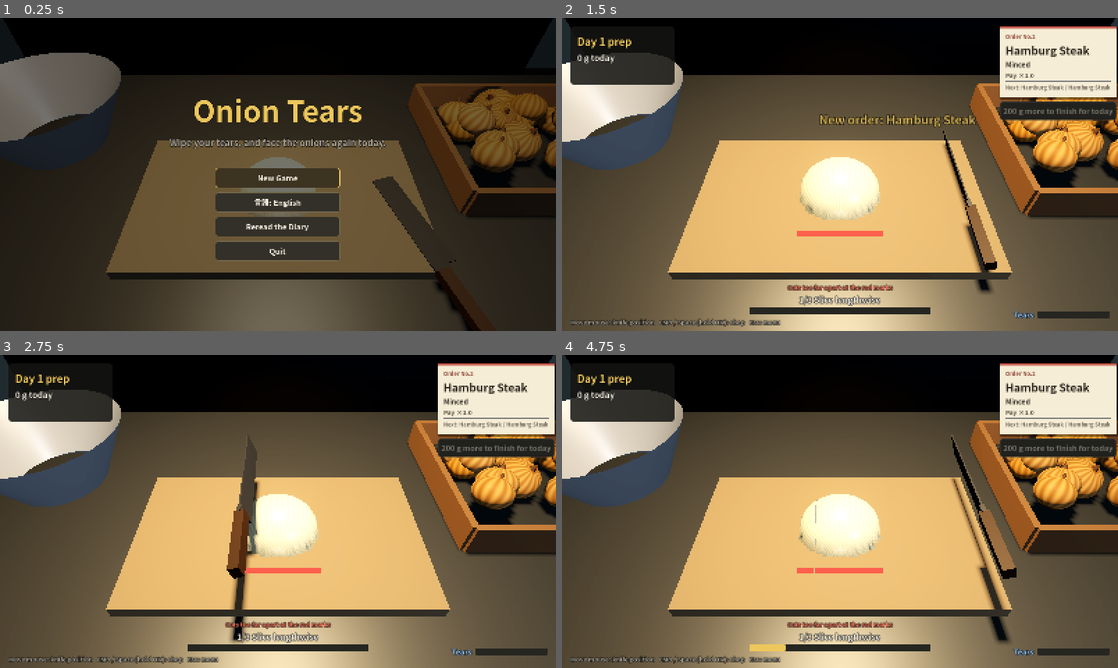
Above: before the commit, frames 1-4 (two rows, left to right).
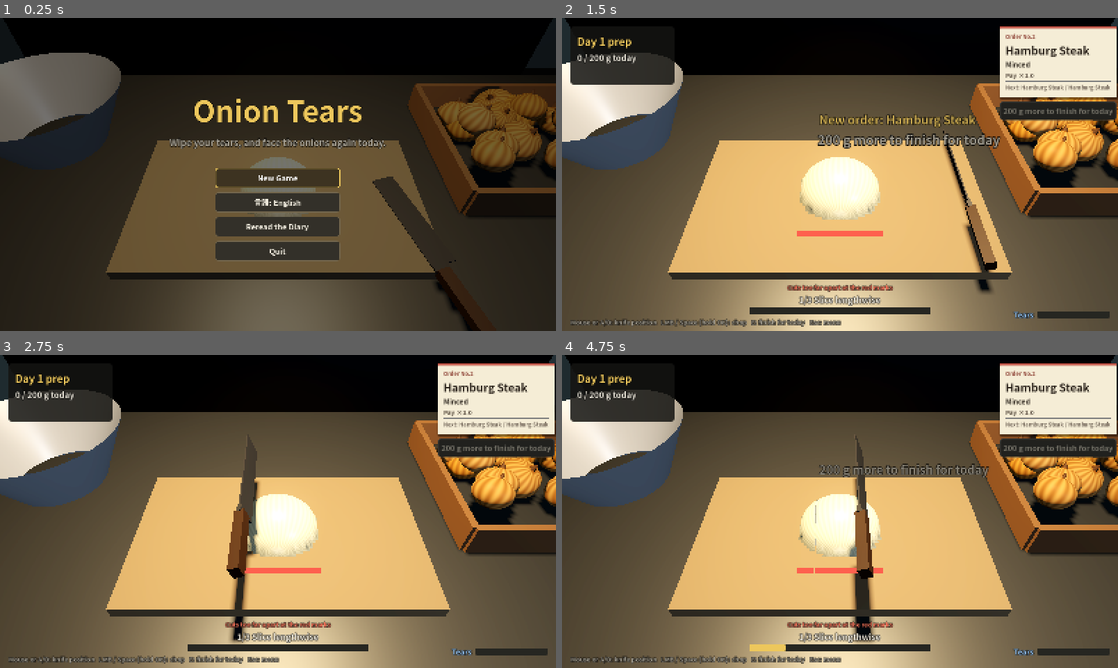
Above: after the commit, the same moments.

Repository: decopon-7/-
Game: Godot game, scene res://scenes/main.tscn
Two runs of this game, one before a commit and one after it. Both use one fixed random seed, a clock stepped at 60 frames per second and the inputs below.
Inputs (mouse positions are in pixels of both pictures, inside the frame that each line leads up to):
- Up to frame 1 (0.25 s): no input
- Up to frame 2 (1.5 s): click "New Game" at 0.5 s; tap Enter at 1.25 s; move the mouse to (962, 158) at 1.27 s; hold Right (ui_right) from 1.28 s (still down); hold E (end_day, bound only after the commit) from 1.28 s (still down); click (962, 158) at 1.42 s
- Up to frame 3 (2.75 s): tap Space (chop, bound only after the commit) at 1.52, 1.55, 1.82 s; release Right (ui_right) at 2 s; release E (end_day, bound only after the commit) at 2 s; drag from (166, 527) to (250, 574) at 2.02 s
- Up to frame 4 (4.75 s): move the mouse to (895, 442) at 2.77 s; hold Right (ui_right) 2.78-3.5 s; hold E (end_day, bound only after the commit) 2.78-3.5 s; click (895, 442) at 2.92 s; tap Space (chop, bound only after the commit) at 3.05, 4.52, 4.55 s; drag from (812, 574) to (673, 464) at 3.52 s; move the mouse to (1006, 558) at 4.27 s; hold Left (ui_left) from 4.28 s (still down); hold E (end_day, bound only after the commit) from 4.28 s (still down); click (1006, 558) at 4.42 s

The runs differ from the first frame. In frame 1, 0.2% of the frame differs, in the area x 38-62%, y 48-55%; in frame 2, 1.6%; in frame 3, 0.7%; in frame 4, 4.7%, in the area x 3-82%, y 11-99%.

Commit message:
コントローラー対応と、1日の目安の表示を追加
## コントローラー対応（Steam Deck向け）
- scripts/controls.gd：InputMap のアクションを登録（chop / knife_left / knife_right /
  end_day / pause / back）。マウス・キーボード・ゲームパッドの割り当てをここに集約
- 包丁：スティック・十字キー・A/Dキーで動かせる（倒し具合で速さが変わる）。
  マウスを動かせばマウスに、スティックを倒せばスティックに自動で切り替わり、
  スティック使用中はマウスカーソルを隠す
- 切る：スペース/左クリック/A・X・RB。Yで「今日はここまで」（最低量未満なら理由をポップアップ）
- Start：一時停止。B：サブ画面（実績・日記・確認）を閉じる／一時停止から再開。
  Godot標準の ui_cancel にはBボタンが入っていないため、自前の back アクションを用意した
- メニュー：画面を開いたときに最初のボタンへフォーカスを置き、十字キー+Aで操作できる
  （確認ダイアログは誤操作しにくいキャンセルを最初に選ぶ）。実績・日記の一覧は上下でスクロール、
  スライダーは選択中ラベルを金色にし、十字キーの左右で調整・保存
- 画面下の操作ヒントを、使っている入力に合わせてキーボード用/パッド用に切り替え

## 1日の目安の表示（チュートリアルは作らない方針のため）
- HUDを「本日 120 / 200 g」と目標つきの表示にし、届いたら緑色に
- 目安に届いた瞬間に一度だけ「いつでも終われます」と知らせる

## 検証
- tools/test_controller.gd（新規）：実際の入力イベントを流して、スティックで包丁が動く／端で止まる／
  Aで切れる／Startで一時停止しフォーカスが付く／Bで戻る・再開／Yが最低量未満では無効・達成後は終業
  を確認。最初のBが効かなかった（ui_cancelにB無し）のはこのテストで見つけて修正
- selftest・ヘッドレス実行でエラーなし。HUD・一時停止画面をスクリーンショットで確認
- 実機のコントローラーでの確認は未実施

Co-Authored-By: Claude Sonnet 5.5 <noreply@anthropic.com>
Claude-Session: https://claude.ai/code/session_01Fz9qy8KHkDBY9XhjKQFu2R

Diff:
--- /dev/null
+++ b/scripts/controls.gd
@@ -0,0 +1,82 @@
+# 入力の割り当て（キーボード・マウス・ゲームパッド）。
+# Steam Deck などコントローラーだけでも最後まで遊べるように、
+# 操作は InputMap のアクション経由にしておく。
+#   chop        … 包丁を下ろす（スペース / 左クリック / A・X・RB）
+#   knife_left  … 包丁を左へ（A・←キー / 左スティック・十字キー・右スティック）
+#   knife_right … 包丁を右へ
+#   end_day     … 「今日はここまで」（Eキー / Yボタン）
+#   pause       … 一時停止（Esc / Startボタン）
+#   back        … 戻る（Bボタン / Backspace）。Godot標準の ui_cancel にはBボタンが入っていないため自前で用意する
+# メニューの操作は Godot 標準の ui_* アクション（十字キー・Aボタンなど）をそのまま使う。
+extends RefCounted
+
+const AXIS_DEADZONE := 0.18
+
+
+static func register() -> void:
+	_add("chop", 0.5, [
+		_key(KEY_SPACE),
+		_mouse(MOUSE_BUTTON_LEFT),
+		_pad_button(JOY_BUTTON_A),
+		_pad_button(JOY_BUTTON_X),
+		_pad_button(JOY_BUTTON_RIGHT_SHOULDER),
+	])
+	_add("knife_left", AXIS_DEADZONE, [
+		_key(KEY_A),
+		_key(KEY_LEFT),
+		_pad_button(JOY_BUTTON_DPAD_LEFT),
+		_pad_axis(JOY_AXIS_LEFT_X, -1.0),
+		_pad_axis(JOY_AXIS_RIGHT_X, -1.0),
+	])
+	_add("knife_right", AXIS_DEADZONE, [
+		_key(KEY_D),
+		_key(KEY_RIGHT),
+		_pad_button(JOY_BUTTON_DPAD_RIGHT),
+		_pad_axis(JOY_AXIS_LEFT_X, 1.0),
+		_pad_axis(JOY_AXIS_RIGHT_X, 1.0),
+	])
+	_add("end_day", 0.5, [
+		_key(KEY_E),
+		_pad_button(JOY_BUTTON_Y),
+	])
+	_add("pause", 0.5, [
+		_key(KEY_ESCAPE),
+		_pad_button(JOY_BUTTON_START),
+	])
+	_add("back", 0.5, [
+		_key(KEY_BACKSPACE),
+		_pad_button(JOY_BUTTON_B),
+	])
+
+
+static func _add(action: String, deadzone: float, events: Array) -> void:
+	if InputMap.has_action(action):
+		InputMap.erase_action(action)
+	InputMap.add_action(action, deadzone)
+	for e in events:
+		InputMap.action_add_event(action, e)
+
+
+static func _key(code: Key) -> InputEventKey:
+	var e := InputEventKey.new()
+	e.physical_keycode = code
+	return e
+
+
+static func _mouse(button: MouseButton) -> InputEventMouseButton:
+	var e := InputEventMouseButton.new()
+	e.button_index = button
+	return e
+
+
+static func _pad_button(button: JoyButton) -> InputEventJoypadButton:
+	var e := InputEventJoypadButton.new()
+	e.button_index = button
+	return e
+
+
+static func _pad_axis(axis: JoyAxis, value: float) -> InputEventJoypadMotion:
+	var e := InputEventJoypadMotion.new()
+	e.axis = axis
+	e.axis_value = value
+	return e
--- a/scripts/dev_screenshot.gd
+++ b/scripts/dev_screenshot.gd
@@ -10,6 +10,7 @@
 #         （--gear_lv=0〜5 で全道具のLv、--skin=0〜3 で称号スキンを指定。省略時はLv5・称号なし）
 #   achievements: 実績一覧画面を確認する（--skin=0〜3 で称号を指定可能）
 #   diary: 日記の回想画面を確認する（--diary_days=1,2,40 のように読んだことにする日を指定可能）
+#   （どのショットでも --pad=1 を付けると、ゲームパッド用の操作ヒントになる）
 #   bowl: ボウルの中身の見た目を確認する（--bowl_grams=750 のように溜まった量を指定可能。省略時750）
 #   title_withsave: セーブがある状態のタイトル画面（つづきから／はじめからの見分けやすさを確認）
 #   newgame_confirm: 「はじめから」を押したときの確認ダイアログを確認する
@@ -37,6 +38,9 @@
 	if _args.has("lang"):
 		GameState.set_locale(_args["lang"])
 		get_parent().ui.refresh_texts()
+	if _args.get("pad", "0") == "1":
+		# ゲームパッド用の操作ヒント表示を確認する
+		get_parent().ui.set_hint_pad(true)
 
 
 func _process(_delta: float) -> void:
--- a/scripts/i18n.gd
+++ b/scripts/i18n.gd
@@ -28,9 +28,15 @@
 	"STEP_MINCE": {"ja": "トントン細かく", "en": "Mince it fine"},
 	"STEP_DONE": {"ja": "できあがり！", "en": "Done!"},
 	"HUD_HINT": {
-		"ja": "マウス左右: 包丁の位置　左クリック / スペース（長押しOK）: 切る　Esc: メニュー",
-		"en": "Move mouse: knife position   LMB / Space (hold OK): chop   Esc: menu",
-	},
+		"ja": "マウス左右 / A・Dキー: 包丁の位置　左クリック / スペース（長押しOK）: 切る　E: 今日はここまで　Esc: メニュー",
+		"en": "Mouse or A/D: knife position   LMB / Space (hold OK): chop   E: finish for today   Esc: menu",
+	},
+	"HUD_HINT_PAD": {
+		"ja": "スティック / 十字キー: 包丁の位置　Aボタン（長押しOK）: 切る　Yボタン: 今日はここまで　Start: メニュー",
+		"en": "Stick / D-pad: knife position   A (hold OK): chop   Y: finish for today   Start: menu",
+	},
+	"HUD_TODAY_GOAL": {"ja": "本日 %d / %d g", "en": "%d / %d g today"},
+	"POP_GOAL_REACHED": {"ja": "今日の目安に届きました。いつでも終われます", "en": "Today's goal reached. Finish whenever you like"},
 	"HUD_GAP_HINT": {"ja": "赤い印のところの間隔が広すぎます", "en": "Cuts too far apart at the red marks"},
 	"HUD_END_SHIFT": {"ja": "今日はここまで", "en": "Finish for today"},
 	"HUD_END_SHIFT_LOCKED": {"ja": "あと %d g で終業できます", "en": "%d g more to finish for today"},
--- a/scripts/main.gd
+++ b/scripts/main.gd
@@ -11,6 +11,7 @@
 const GOGGLES_POS := Vector3(0.22, 0.941, -0.3)
 const KNIFE_LIFT := 0.09
 const KNIFE_X_LIMIT := 0.26
+const ControlsScript := preload("res://scripts/controls.gd")
 const CRATE_ONION_SHADER := preload("res://shaders/onion_whole.gdshader")
 ## ボウルに溜まる、みじん切りのかけら（見た目用）の最大個数と、満タン時の散らばり半径
 const BOWL_CHUNK_COUNT := 70
@@ -66,6 +67,9 @@
 var ticket_number := 0
 
 var _knife_x := 0.0
+## true なら包丁はスティック・十字キー・A/Dキーで動かす（false ならマウス）
+var _axis_mode := false
+var _goal_notified := false
 var _chop_t := 1.0
 var _cooldown := 0.0
 var _holding := false
@@ -82,6 +86,7 @@
 
 
 func _ready() -> void:
+	ControlsScript.register()
 	rng.randomize()
 	_build_environment()
 	_build_kitchen()
@@ -117,6 +122,7 @@
 func _set_state(s: State) -> void:
 	state = s
 	_holding = false
+	_update_cursor()
 	Sfx.set_music_muffled(s != State.PLAYING)
 	if s != State.PLAYING:
 		Sfx.set_music_tempo(1.0)
@@ -135,6 +141,7 @@
 func _start_day() -> void:
 	grams_today = 0
 	earned_today = 0
+	_goal_notified = false
 	processor_timer = 0.0
 	tears = 0.0
 	stun = 0.0
@@ -197,11 +204,35 @@
 
 
 func _unhandled_input(event: InputEvent) -> void:
-	if event is InputEventKey and event.pressed and event.keycode == KEY_ESCAPE:
+	# 包丁の位置は、マウスを動かしたらマウス、スティック・十字キー・A/Dキーを使ったらそちらに切り替わる
+	if event is InputEventMouseMotion:
+		_set_axis_mode(false)
+	elif event is InputEventJoypadButton or (event is InputEventJoypadMotion and absf(event.axis_value) > 0.4):
+		_set_pad_hint(true)
+	elif event is InputEventKey or event is InputEventMouseButton:
+		_set_pad_hint(false)
+	# Esc / Startボタン：一時停止。サブ画面（実績・日記・確認）を開いているときは、まずそれを閉じる
+	if event.is_action_pressed("pause"):
+		if ui.go_back():
+			return
 		if state == State.PLAYING:
 			_set_state(State.PAUSED)
 		elif state == State.PAUSED:
 			_set_state(State.PLAYING)
+		return
+	# Bボタン：戻る。一時停止中に押したら再開する
+	if event.is_action_pressed("back"):
+		if ui.go_back():
+			return
+		if state == State.PAUSED:
+			_set_state(State.PLAYING)
+			return
+	if event.is_action_pressed("end_day") and state == State.PLAYING:
+		if grams_today < MIN_GRAMS_PER_DAY:
+			# ボタンが押せない理由を、メニューを開かなくても分かるように知らせる
+			ui.popup(tr("HUD_END_SHIFT_LOCKED") % (MIN_GRAMS_PER_DAY - grams_today),
+					get_viewport().get_visible_rect().size * Vector2(0.5, 0.4), GameUI.COL_DIM)
+		_end_day()
 		return
 	# 実況・配信用：文字要素を消して、映像だけのきれいな画を撮れるようにする
 	if event is InputEventKey and event.pressed and event.keycode == KEY_H and not event.echo:
@@ -216,15 +247,15 @@
 		return
 	if state != State.PLAYING:
 		return
-	var pressed := false
-	if event is InputEventMouseButton and event.button_index == MOUSE_BUTTON_LEFT:
-		_holding = event.pressed
-		pressed = event.pressed
-	elif event is InputEventKey and event.keycode == KEY_SPACE and not event.echo:
-		_holding = event.pressed
-		pressed = event.pressed
-	if pressed and _cooldown <= 0.0:
-		_chop()
+	# 包丁を下ろす：スペース / 左クリック / A・X・RBボタン（長押しでみじん切りを連打）
+	if event.is_action("chop") and not event.is_echo():
+		_holding = event.is_pressed()
+		if _holding and _cooldown <= 0.0:
+			_chop()
+	# A/Dキーやスティックで動かし始めたら、包丁はマウスではなくそちらに従う
+	if event.is_action("knife_left") or event.is_action("knife_right"):
+		if event.is_pressed():
+			_set_axis_mode(true)
 
 
 # ================================================================ 包丁
@@ -241,9 +272,38 @@
 	return "%d/%d %s" % [onion.steps.find(onion.phase) + 1, onion.steps.size(), tr(key)]
 
 
+## スティックの倒し具合で速さが変わる（まな板の端から端まで、フルに倒して約1秒）
+const KNIFE_AXIS_SPEED := 0.5
+
+
+func _set_axis_mode(on: bool) -> void:
+	if _axis_mode == on:
+		return
+	_axis_mode = on
+	_update_cursor()
+
+
+## 画面下の操作ヒントを、使っている入力（マウス/キーボード or ゲームパッド）に合わせる
+func _set_pad_hint(pad: bool) -> void:
+	if ui:
+		ui.set_hint_pad(pad)
+
+
+## スティックで遊んでいる間は、動かないマウスカーソルが画面に残らないよう隠す
+func _update_cursor() -> void:
+	var hide := _axis_mode and state == State.PLAYING
+	Input.mouse_mode = Input.MOUSE_MODE_HIDDEN if hide else Input.MOUSE_MODE_VISIBLE
+
+
 func _update_chopping(delta: float) -> void:
 	_cooldown -= delta
-	_knife_x = _mouse_board_x()
+	var axis := Input.get_axis("knife_left", "knife_right")
+	if absf(axis) > 0.25:
+		_set_axis_mode(true)
+	if _axis_mode:
+		_knife_x = clampf(_knife_x + axis * KNIFE_AXIS_SPEED * delta, -KNIFE_X_LIMIT, KNIFE_X_LIMIT)
+	else:
+		_knife_x = _mouse_board_x()
 	# みじん切り工程だけは押しっぱなしでトントン連打できる
 	var repeat := onion != null and onion.phase == Onion.Phase.MINCE
 	if _holding and repeat and _cooldown <= 0.0:
@@ -401,6 +461,11 @@
 	GameState.money += pay
 	GameState.total_grams += grams
 	_update_bowl()
+	if not _goal_notified and grams_today >= MIN_GRAMS_PER_DAY:
+		# 今日の目安に届いた瞬間に一度だけ知らせる（ここから先はいつでも終われる）
+		_goal_notified = true
+		Sfx.play("bell", -10.0, 0.0, 1.4)
+		ui.popup(tr("POP_GOAL_REACHED"), get_viewport().get_visible_rect().size * Vector2(0.5, 0.22), GameUI.COL_GOOD)
 
 
 func _update_bowl() -> void:
@@ -592,6 +657,7 @@
 
 func _exit_tree() -> void:
 	Engine.time_scale = 1.0
+	Input.mouse_mode = Input.MOUSE_MODE_VISIBLE
 
 
 ## 地味だが実用的なQoL：他のウィンドウに切り替えたら自動で一時停止する
--- a/scripts/ui.gd
+++ b/scripts/ui.gd
@@ -39,6 +39,9 @@
 var _tears_bar: ProgressBar
 var _tears_label: Label
 var _hint_label: Label
+var _hint_pad := false
+var _ach_scroll: ScrollContainer
+var _diary_scroll: ScrollContainer
 var _end_shift_button: Button
 var _ticket_title: Label
 var _ticket_dish: Label
@@ -119,6 +122,50 @@
 	for s in [title_screen, day_end_screen, pause_screen, achievements_screen, diary_screen, confirm_new_game_screen]:
 		s.visible = s == screen
 	hud.visible = screen == null or screen == pause_screen
+	_focus_default(screen)
+
+
+## 画面を開いたとき、十字キーとAボタンですぐ操作できるよう、最初に選ばれるボタンを決めておく。
+## 確認ダイアログだけは、うっかり押しても困らない「キャンセル」を最初に選ぶ。
+func _focus_default(screen: Control) -> void:
+	var target: Control = null
+	if screen == title_screen:
+		target = _continue_button if _continue_button.visible else _new_game_button
+	elif screen == day_end_screen:
+		target = _start_day_button
+	elif screen == pause_screen:
+		target = _resume_button
+	elif screen == achievements_screen:
+		target = _achievements_back_button
+	elif screen == diary_screen:
+		target = _diary_back_button
+	elif screen == confirm_new_game_screen:
+		target = _confirm_new_game_cancel
+	if target:
+		target.grab_focus.call_deferred()
+
+
+## サブ画面（実績・日記・確認ダイアログ）を開いていたら閉じて true を返す
+func go_back() -> bool:
+	if achievements_screen.visible:
+		show_only(pause_screen)
+		return true
+	if diary_screen.visible or confirm_new_game_screen.visible:
+		show_only(title_screen)
+		return true
+	return false
+
+
+## ゲームパッド使用中かどうかで、画面下の操作ヒントを切り替える
+func set_hint_pad(pad: bool) -> void:
+	if _hint_pad == pad:
+		return
+	_hint_pad = pad
+	_apply_hint()
+
+
+func _apply_hint() -> void:
+	_hint_label.text = tr("HUD_HINT_PAD") if _hint_pad else tr("HUD_HINT")
 
 
 func refresh_texts() -> void:
@@ -131,7 +178,7 @@
 	_diary_button.text = tr("BTN_DIARY")
 	_diary_back_button.text = tr("BTN_BACK")
 	_quit_button.text = tr("BTN_QUIT")
-	_hint_label.text = tr("HUD_HINT")
+	_apply_hint()
 	_gap_hint.text = tr("HUD_GAP_HINT")
 	_tears_label.text = tr("HUD_TEARS")
 	_end_shift_button.text = tr("HUD_END_SHIFT")
@@ -155,6 +202,14 @@
 
 
 func _process(delta: float) -> void:
+	# 実績・日記の一覧は、十字キー/スティックの上下でもスクロールできるようにする
+	var scroll: ScrollContainer = null
+	if achievements_screen.visible:
+		scroll = _ach_scroll
+	elif diary_screen.visible:
+		scroll = _diary_scroll
+	if scroll:
+		scroll.scroll_vertical += int(Input.get_axis("ui_up", "ui_down") * 900.0 * delta)
 	# 所持金はいきなり切り替わらず、数字がパラパラと数え上がる/下がる演出
 	if _money_shown != GameState.money and _money_label:
 		var diff := GameState.money - _money_shown
@@ -167,7 +222,13 @@
 func update_hud(grams_today: int, step_text: String, step_progress: float,
 		tears: float, wide_gaps: bool, remaining_for_day: int = 0) -> void:
 	_day_label.text = tr("HUD_DAY") % GameState.day
-	_today_label.text = tr("HUD_TODAY") % grams_today
+	# 1日の目安（最低量）に届くまでは「本日 120 / 200 g」と目標を並べて見せる。届いたら緑色に
+	if remaining_for_day > 0:
+		_today_label.text = tr("HUD_TODAY_GOAL") % [grams_today, grams_today + remaining_for_day]
+		_today_label.add_theme_color_override("font_color", COL_TEXT)
+	else:
+		_today_label.text = tr("HUD_TODAY") % grams_today
+		_today_label.add_theme_color_override("font_color", COL_GOOD)
 	_step_label.text = step_text
 	_step_bar.value = step_progress * 100.0
 	_gap_hint.visible = wide_gaps
@@ -535,6 +596,7 @@
 	box.add_child(_spacer(8))
 
 	var scroll := ScrollContainer.new()
+	_ach_scroll = scroll
 	scroll.custom_minimum_size = Vector2(0, 380)
 	scroll.horizontal_scroll_mode = ScrollContainer.SCROLL_MODE_DISABLED
 	box.add_child(scroll)
@@ -599,6 +661,7 @@
 	box.add_child(_spacer(8))
 
 	var scroll := ScrollContainer.new()
+	_diary_scroll = scroll
 	scroll.custom_minimum_size = Vector2(0, 420)
 	scroll.horizontal_scroll_mode = ScrollContainer.SCROLL_MODE_DISABLED
 	box.add_child(scroll)
@@ -661,6 +724,13 @@
 		label.text = tr(key) % roundi(v * 100)
 		live.call(v))
 	slider.drag_ended.connect(func(_changed): commit.call(slider.value))
+	# 十字キーで選んでいるスライダーが分かるよう、選択中はラベルを金色にする
+	slider.focus_entered.connect(func(): label.add_theme_color_override("font_color", COL_ACCENT))
+	slider.focus_exited.connect(func(): label.add_theme_color_override("font_color", COL_DIM))
+	# 十字キーの左右で値を動かしたときも、ドラッグ終了と同じく保存する
+	slider.gui_input.connect(func(e: InputEvent):
+		if e.is_action_released("ui_left") or e.is_action_released("ui_right"):
+			commit.call(slider.value))
 	row.add_child(slider)
 	return slider
 
--- /dev/null
+++ b/tools/test_controller.gd
@@ -0,0 +1,110 @@
+# コントローラー（ゲームパッド）操作の自動テスト。スティックで包丁が動く／Aで切る／Startで一時停止／Bで戻る／Yで終業。
+#   godot --headless --path . -s tools/test_controller.gd
+# 成功なら "PAD TEST OK" を出して終了コード 0。
+extends SceneTree
+
+func _pad_button(button: int, pressed: bool) -> void:
+	var e := InputEventJoypadButton.new()
+	e.button_index = button
+	e.pressed = pressed
+	Input.parse_input_event(e)
+
+func _initialize() -> void:
+	_run.call_deferred()
+
+func _run() -> void:
+	var scene: PackedScene = load("res://scenes/main.tscn")
+	var main: Node = scene.instantiate()
+	root.add_child(main)
+	for i in 3:
+		await process_frame
+	var ui = main.get("ui")
+	var gs := root.get_node("GameState")
+
+	# タイトル：最初のボタンにフォーカスが乗っている（十字キー/Aですぐ操作できる）
+	var owner = root.gui_get_focus_owner()
+	assert(owner != null, "title should focus a button")
+	print("title focus: ", owner.text)
+
+	# ゲーム開始（ボタンの pressed を直接発火）
+	main.call("_start_day")
+	await process_frame
+	assert(int(main.get("state")) == 1)
+
+	# スティック右へ：包丁がマウスではなくスティックに従って動く
+	var x0: float = main.get("_knife_x")
+	Input.action_press("knife_right", 1.0)
+	for i in 30:
+		await process_frame
+	Input.action_release("knife_right")
+	var x1: float = main.get("_knife_x")
+	print("knife x: ", x0, " -> ", x1, " axis_mode=", main.get("_axis_mode"))
+	assert(main.get("_axis_mode") == true)
+	assert(x1 > x0 + 0.01, "knife should move right with the stick")
+
+	# 左へ戻すと、上限（まな板の端）で止まる
+	Input.action_press("knife_left", 1.0)
+	for i in 120:
+		await process_frame
+	Input.action_release("knife_left")
+	assert(absf(float(main.get("_knife_x")) + float(main.get("KNIFE_X_LIMIT"))) < 0.0001, "should clamp at the left edge")
+
+	# Aボタンで切る
+	var chops_before := 0
+	var o = main.get("onion")
+	var cuts_before: int = o.cuts_x.size()
+	main.set("_knife_x", 0.05)
+	Input.action_press("knife_left", 0.0)
+	Input.action_release("knife_left")
+	_pad_button(JOY_BUTTON_A, true)
+	await process_frame
+	_pad_button(JOY_BUTTON_A, false)
+	await process_frame
+	print("cuts: ", cuts_before, " -> ", o.cuts_x.size())
+	assert(o.cuts_x.size() > cuts_before, "A button should chop")
+
+	# Startで一時停止 → ポーズ画面の再開にフォーカス
+	_pad_button(JOY_BUTTON_START, true)
+	await process_frame
+	_pad_button(JOY_BUTTON_START, false)
+	await process_frame
+	assert(int(main.get("state")) == 3, "Start should pause")
+	await process_frame
+	owner = root.gui_get_focus_owner()
+	assert(owner != null)
+	print("pause focus: ", owner.text)
+
+	# 実績画面を開いて、Bで戻る（ゲームは再開しない）
+	ui.get("_achievements_button").pressed.emit()
+	await process_frame
+	assert(ui.get("achievements_screen").visible)
+	_pad_button(JOY_BUTTON_B, true)
+	await process_frame
+	_pad_button(JOY_BUTTON_B, false)
+	await process_frame
+	assert(ui.get("pause_screen").visible, "B should close achievements and return to pause")
+	assert(int(main.get("state")) == 3)
+
+	# もう一度Bで再開
+	_pad_button(JOY_BUTTON_B, true)
+	await process_frame
+	_pad_button(JOY_BUTTON_B, false)
+	await process_frame
+	assert(int(main.get("state")) == 1, "B on the pause menu should resume")
+
+	# Yで終業を試みる：最低量未満なので終わらない
+	var day0: int = gs.day
+	_pad_button(JOY_BUTTON_Y, true)
+	await process_frame
+	_pad_button(JOY_BUTTON_Y, false)
+	await process_frame
+	assert(gs.day == day0 and int(main.get("state")) == 1, "Y below the minimum must not end the day")
+	main.set("grams_today", 200)
+	_pad_button(JOY_BUTTON_Y, true)
+	await process_frame
+	_pad_button(JOY_BUTTON_Y, false)
+	await process_frame
+	assert(gs.day == day0 + 1 and int(main.get("state")) == 2, "Y after the minimum should end the day")
+
+	print("PAD TEST OK")
+	quit(0)
Not shown, changed: docs/STEAM_ROADMAP.md
